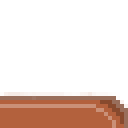
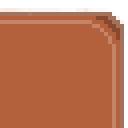
Two versions of the same layered image (128×128). Layer-by-layer changes:
"\ #1": opacity 30% → 22%, moved it above "\", painted on it over [0, 12, 128, 128]
painted on "\" over [0, 12, 128, 128]
painted on "Layer" over [0, 8, 128, 128]
